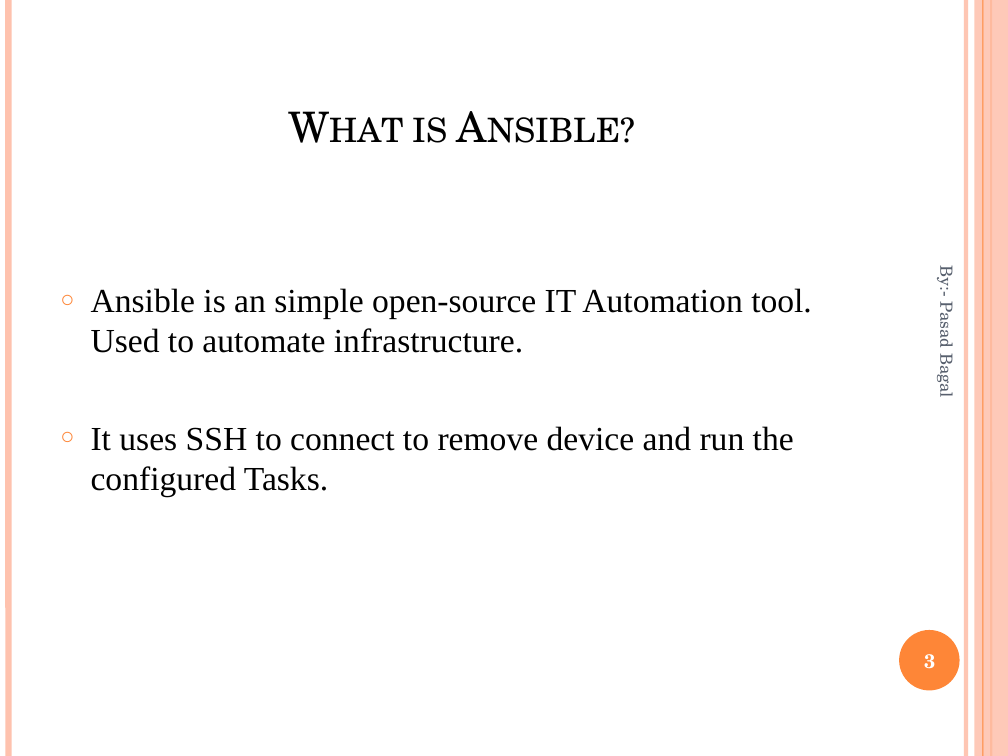
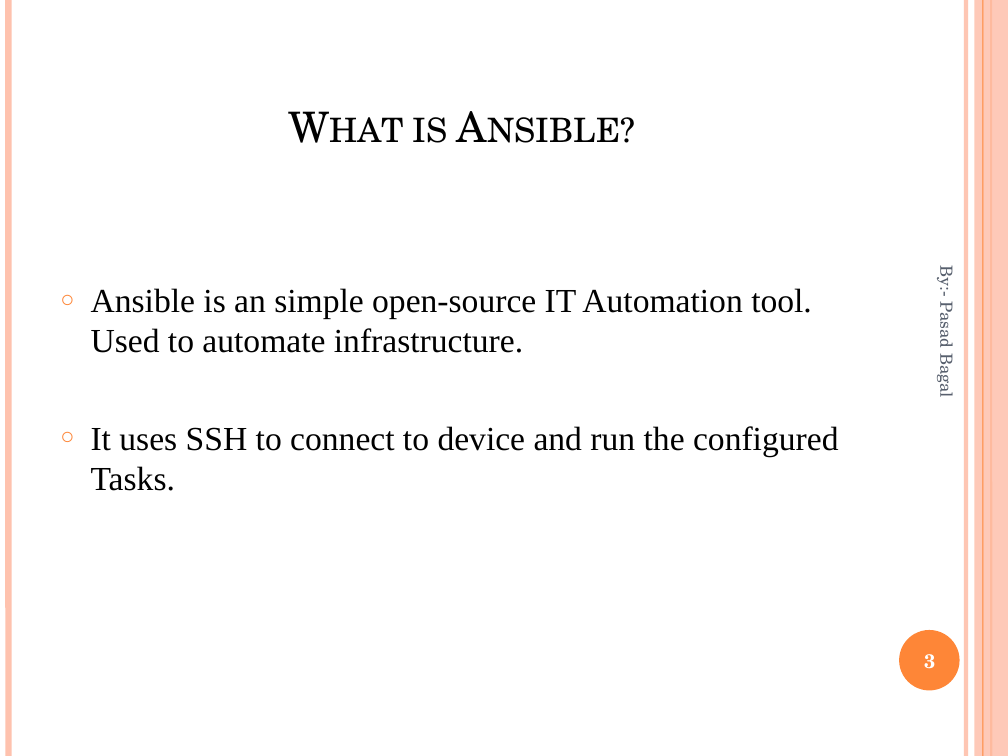
Before and after one commit to prasadbagal/Ansible-For-Networks-Basics, a slide deck: slide 3 of 1-Day/ansible-day1.pptx. Drawn at 1008x756 pixels with LibreOffice and Linux fonts; fonts in the diff are those of the drawing. Boxes give left, top, right and bottom in pixels: in the first picture for what was removed or moved away, otherwise in the second. Text is boxed around its words. In the diff, an @@ line names an element or a change of style, - is before the commit and + after.

```diff
--- a/1-Day/ansible-day1.pptx
+++ b/1-Day/ansible-day1.pptx
@@ text at (x1=91, y1=426, x2=839, y2=491): text changed @@
-○ It uses SSH to connect to remove device and run the configured Tasks.
+○ It uses SSH to connect to device and run the configured Tasks.
```
Also in this commit, not shown: 3 other slides changed, 45 other files.
